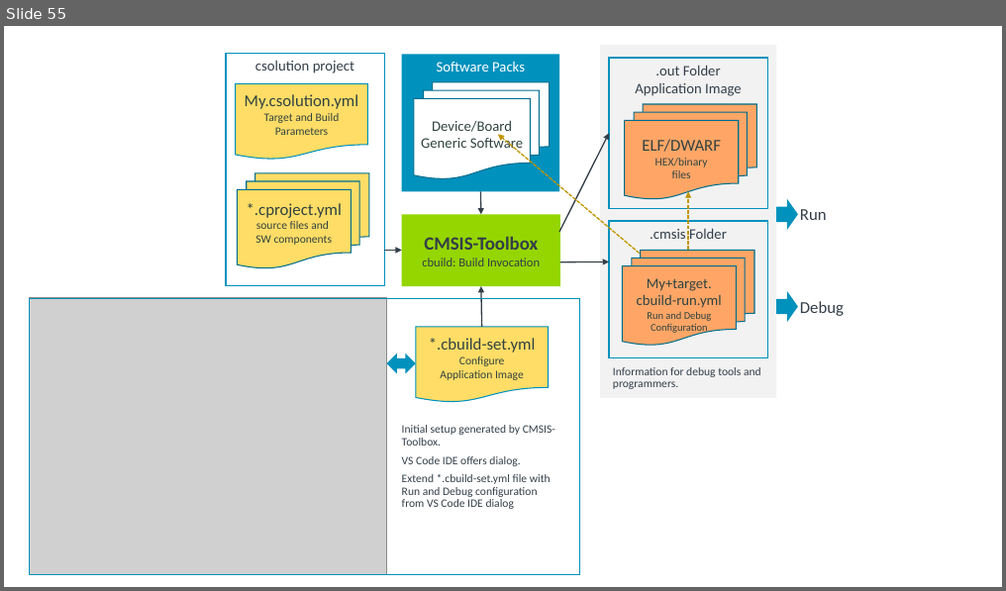
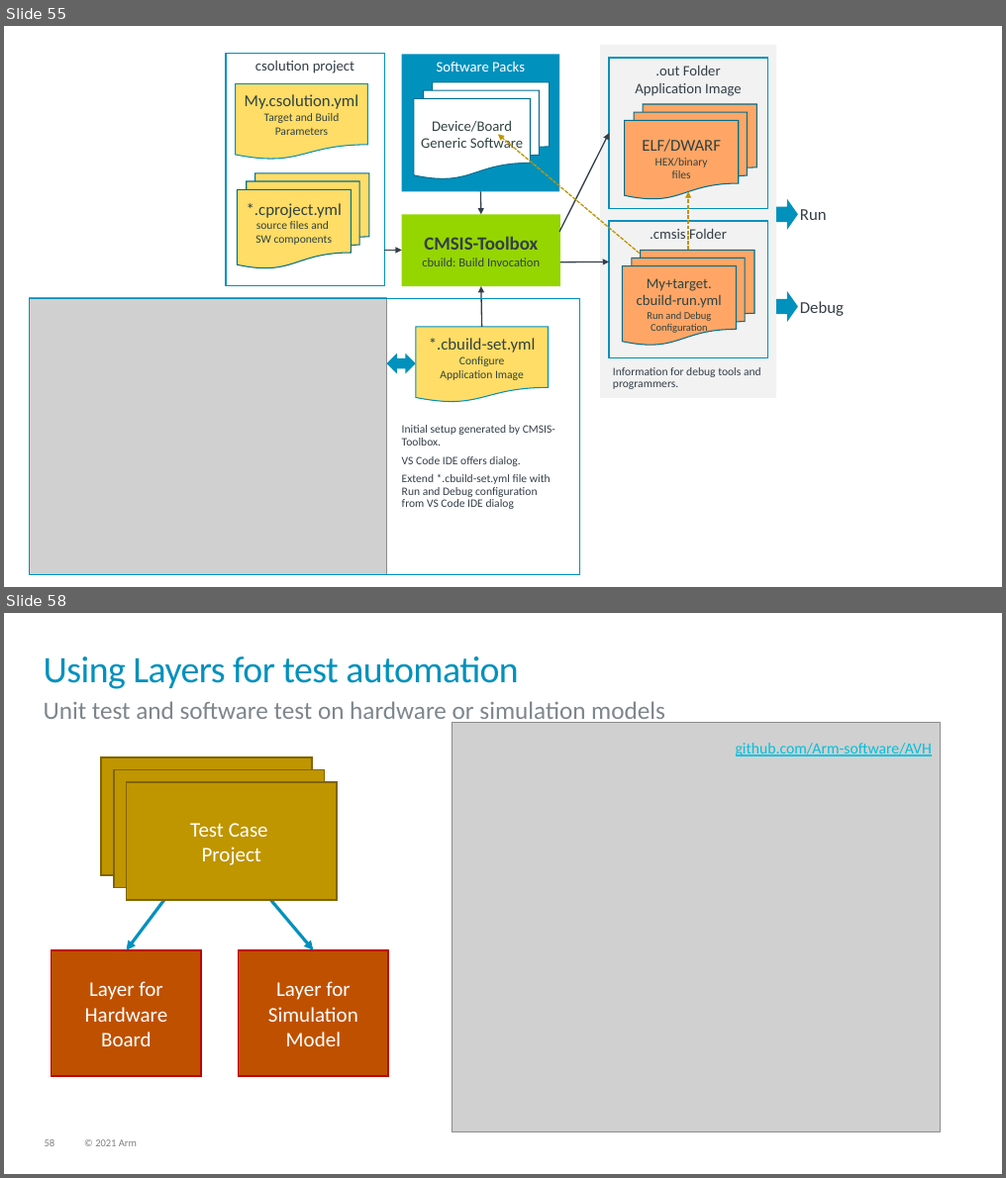
Before and after one commit to Open-CMSIS-Pack/cmsis-toolbox, a slide deck: docs/images/overview.pptx. Shown one above the other, each under a label of ours: slide 55 before the commit, slides 55 and 58 after it; the slides between them are not shown. The pictures are 1006x591 and 1006x1178 pixels, drawn with LibreOffice and Linux fonts; fonts in the diff are those of the drawing; grey boxes stand for pictures. Boxes give left, top, right and bottom in pixels: in the first picture for what was removed or moved away, otherwise in the second. Text is boxed around its words. In the diff, an @@ line names an element or a change of style, - is before the commit and + after.

```diff
--- a/docs/images/overview.pptx
+++ b/docs/images/overview.pptx
@@ slide 58 added at (x1=4, y1=613, x2=1002, y2=1174), background #FFFFFF @@
@@ title added at (x1=44, y1=657, x2=518, y2=689), 36 pt, text #0091BD @@
+Using Layers for test automation
@@ text added at (x1=44, y1=701, x2=665, y2=725), 24 pt, text #7D868C @@
+Unit test and software test on hardware or simulation models
@@ picture added at (x1=451, y1=722, x2=940, y2=1132) @@
@@ rectangle added at (x1=101, y1=758, x2=313, y2=875), fill #BF9500, outline #806400 1.5 pt, 20 pt, text #FFFFFF @@
+Test Case
+Project
@@ text added at (x1=736, y1=743, x2=932, y2=757), 15 pt, text #00C1DE, underline @@
+github.com/Arm-software/AVH
@@ rectangle added at (x1=114, y1=770, x2=325, y2=888), fill #BF9500, outline #806400 1.5 pt, 20 pt, text #FFFFFF @@
+Test Case
+Project
@@ rectangle added at (x1=126, y1=782, x2=338, y2=900), fill #BF9500, outline #806400 1.5 pt, 20 pt, text #FFFFFF @@
+Test Case
+Project
@@ arrow added from (171, 891) to (126, 951), #0091BD 3 pt @@
@@ arrow added from (263, 891) to (313, 951), #0091BD 3 pt @@
@@ rectangle added at (x1=52, y1=951, x2=202, y2=1076), fill #BF5000, outline #C00000 1.5 pt, 20 pt, text #FFFFFF @@
+Layer for
+Hardware Board
@@ rectangle added at (x1=239, y1=951, x2=389, y2=1076), fill #BF5000, outline #C00000 1.5 pt, 20 pt, text #FFFFFF @@
+Layer for
+Simulation Model
@@ page number added at (x1=45, y1=1140, x2=55, y2=1147), 10 pt, text #7F7F7F @@
+58
@@ text added at (x1=95, y1=1140, x2=137, y2=1147), 10 pt, text #7F7F7F @@
+© 2021 Arm
```
Also in this commit, not shown: 3 other slides added, 17 other files.
